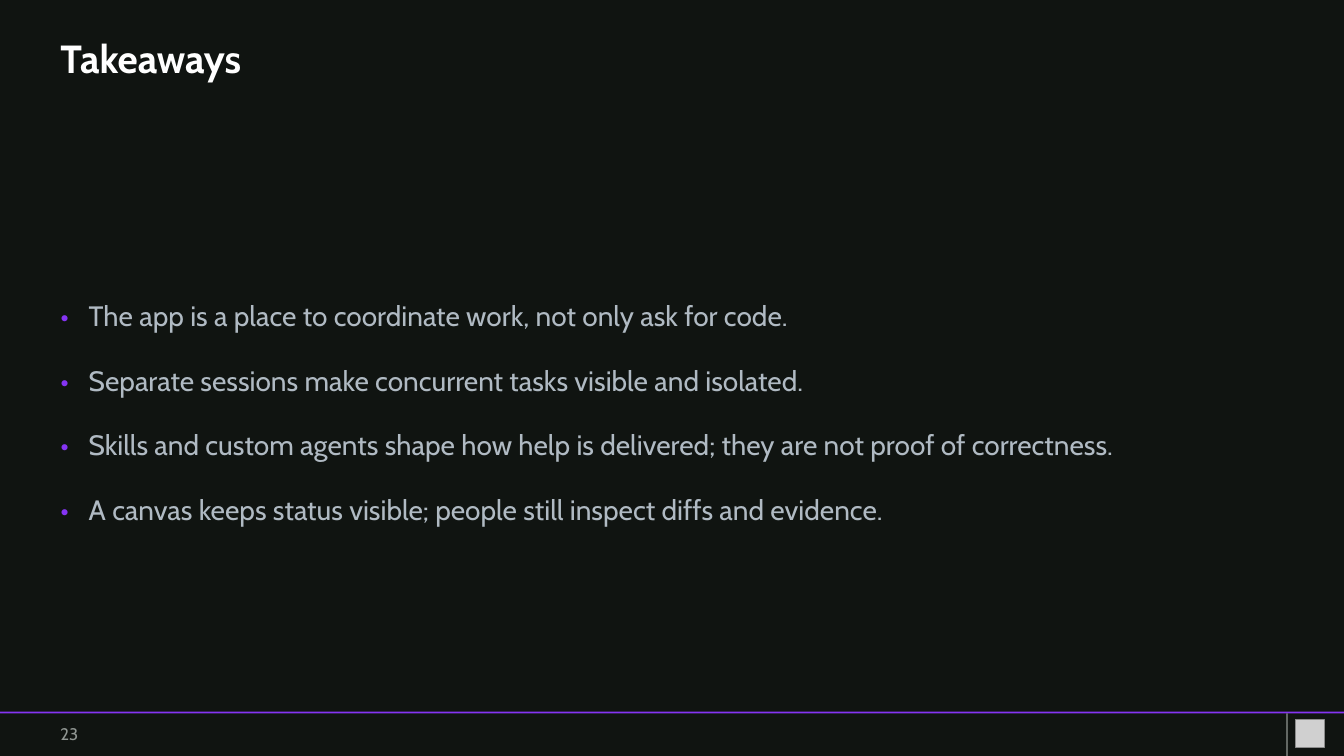
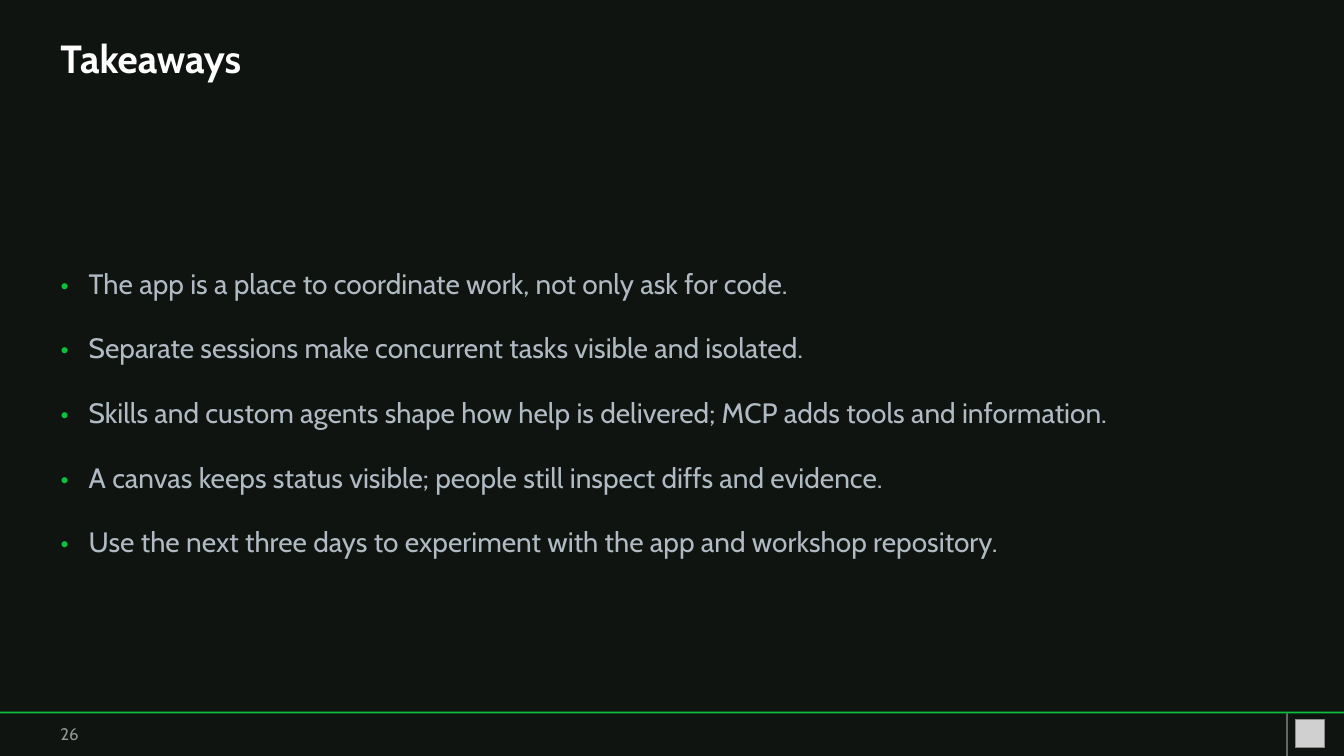
Before and after one commit to YXSSXR-9/copilot-app-for-beginners, a slide deck: slide 26 of workshop/copilot-app-book-app-workshop.pptx (slide 23 before the commit). Drawn at 1344x756 pixels with LibreOffice and Linux fonts; fonts in the diff are those of the drawing; grey boxes stand for pictures. Boxes give left, top, right and bottom in pixels: in the first picture for what was removed or moved away, otherwise in the second. Text is boxed around its words. In the diff, an @@ line names an element or a change of style, - is before the commit and + after.

```diff
--- a/workshop/copilot-app-book-app-workshop.pptx
+++ b/workshop/copilot-app-book-app-workshop.pptx
@@ 7 texts: place and size @@
-7 texts at (60, 288, 882, 526)
+7 texts at (60, 256, 882, 494)
@@ text colour #8534F3 to #0EBE3D in 4 elements at (60, 321, 79, 357), (60, 256, 79, 292), (60, 451, 79, 487), (60, 385, 79, 421) @@
@@ text at (89, 402, 1107, 430): text changed @@
-Skills and custom agents shape how help is delivered; they are not proof of correctness.
+Skills and custom agents shape how help is delivered; MCP adds tools and information.
@@ text added at (60, 515, 79, 552), 20 pt, text #0EBE3D @@
+•
@@ text added at (89, 531, 997, 559), 20 pt, text #B0BAC3 @@
+Use the next three days to experiment with the app and workshop repository.
@@ rectangle at (0, 712, 1344, 714): fill #8534F3 to #0EBE3D @@
@@ text at (60, 728, 78, 740): text changed @@
-23
+26
```
Also in this commit, not shown: 19 other slides changed, 5 slides added, 2 slides removed, 48 other files.
